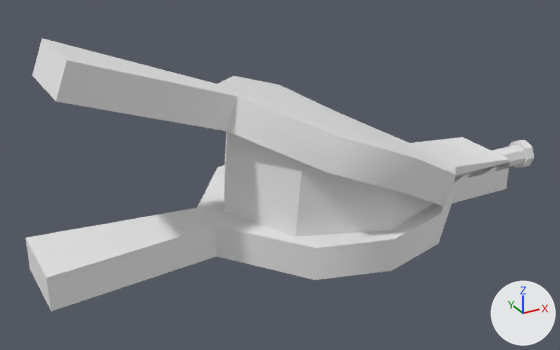
What one commit did to the OBJ model Assets/Models/Fixed Models/Bellow 1.obj.
Rendered twice from a 50 mm lens placed at (-5.58, -7.72, 4.43), pointed at (-1.29, 0.08, 0.53). Every picture has the same lights, and +X, +Y and +Z are marked at lower right. Where no turn or scale is listed for an object, it has been applied to the vertices.

The first picture shows 'Bellow 1'.
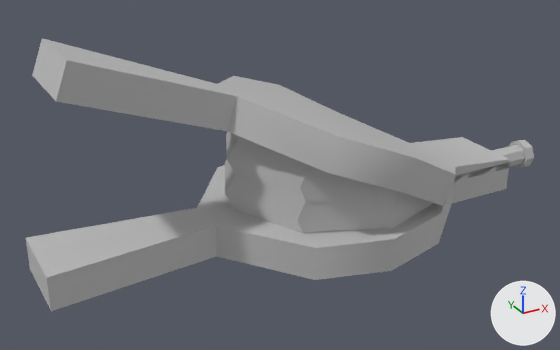
Changed parts and their boxes [x1, y1, x2, y2] in the pictures (560 x 350 px):
'Bellow 1', recoloured, reshaped: [25, 38, 534, 311] in both
part 1 of me_bellow_1, built on: before [224, 131, 433, 237]; after [225, 132, 433, 233]

What changed in the scene script:
```text
Change mat_initialshadinggroup:
    mat_initialshadinggroup.base_color: (0.8, 0.8, 0.8) -> (0.5, 0.5, 0.5)  # white #e7e7e7 -> grey #bcbcbc
Change me_bellow_1:
    used by ob_bellow_1; location = (0.0, 0.0, 0.0)
    remove me_bellow_1.from_pydata(...)  # 132 vertices, 140 faces; spans x -4.34..2.9, y -1.49..1.63, z -0.21..2.47
    add me_bellow_1.from_pydata(...)  # 172 vertices, 180 faces; spans x -4.34..2.9, y -1.49..1.63, z -0.21..2.47
    me_bellow_1 part 1
    8 faces are deleted
    40 vertices are added at x -2.05..0.97, y -1.29..1.44, z 0.06..1.11
    48 new faces join them
```
